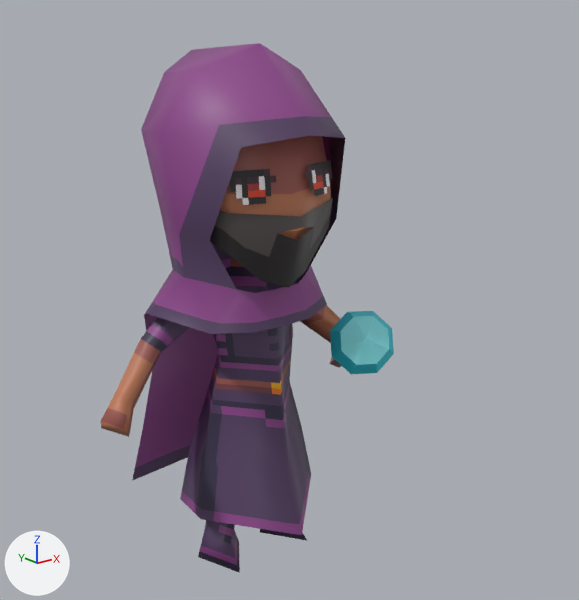
An edit to the Blender file files/blend/npcs.blend, drawn before and after from the same camera.
Both versions are drawn from a 50 mm lens placed at (-0.905, -1.31, 1.043), pointed at (0.026, -0.147, 0.578). Lighting does not change. The marker at lower left points along +X, +Y and +Z. The older version comes first.

The older version as bpy lines, for what is in view:
```python
me_mesh_004 = bpy.data.meshes.new('Mesh.004')
me_mesh_004.from_pydata(...)  # 124 vertices, 90 faces; spans x 0.0..0.344, y -0.176..0.222, z 0.0..1.053
me_mesh_004.polygons.foreach_set('use_smooth', [True] * 90)
me_mesh_004.materials.append(mat_textures)
me_mesh_005 = bpy.data.meshes.new('Mesh.005')
me_mesh_005.from_pydata(...)  # 62 vertices, 65 faces; spans x -0.071..0.071, y -0.071..0.071, z 0.0..0.491
me_mesh_005.materials.append(mat_textures)
ob_body_003 = bpy.data.objects.new('Body.003', me_mesh_004)
ob_body_003.location = (0.0, -0.06, 0.0)
_m = ob_body_003.modifiers.new('Mirror', 'MIRROR')
_m.use_clip = True
ob_weapon_003 = bpy.data.objects.new('Weapon.003', me_mesh_005)
ob_weapon_003.location = (0.407, 0.137, 0.269)
ob_weapon_003.rotation_euler = (1.075, 0.333, -0.773)  # degrees (62, 19, -44)
```
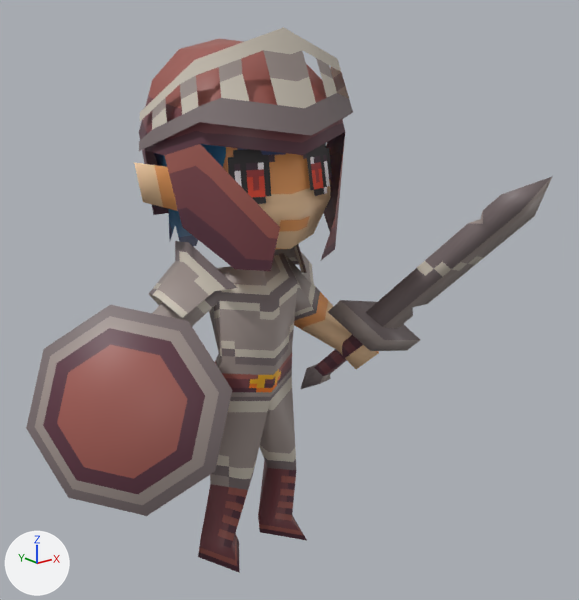
Commit message: Update NPC models

Where the change shows, as pixel boxes (x1, y1, x2, y2) in the pictures (579 x 600 px):
'Body.003', reshaped, moved
    before: (101, 43, 345, 573)
    after: (134, 27, 379, 573)
'Item.001', added
    after: (26, 305, 232, 516)
'Item', added
    after: (301, 176, 553, 389)
'Weapon.003', deleted (cyan)
    before: (329, 311, 394, 374)

The change, as a diff of the scene's bpy script:
```diff
--- a/files/blend/npcs.blend.py
+++ b/files/blend/npcs.blend.py
@@ me_mesh_006 @@
+me_mesh_006 = me_mesh_006.copy(); me_mesh_006.name = 'Mesh.006'
@@ me_sphere @@
+me_sphere.from_pydata(...)  # 17 vertices, 16 faces; spans x -0.245..0.245, y -0.245..0.245, z -0.022..0.079
+me_sphere.polygons.foreach_set('use_smooth', [True] * 16)
+me_sphere.materials.append(mat_textures)
@@ me_mesh_007 @@
+me_mesh_007.from_pydata(...)  # 42 vertices, 26 faces; spans x -0.115..0.115, y -0.057..0.0, z 0.01..0.806
+me_mesh_007.polygons.foreach_set('use_smooth', [True] * 26)
+me_mesh_007.materials.append(mat_textures)
@@ ob_body_003 @@
-ob_body_003 = bpy.data.objects.new('Body.003', me_mesh_004)
-ob_body_003.location = (0.0, -0.06, 0.0)
+ob_body_003 = bpy.data.objects.new('Body.003', me_mesh_006)
+ob_body_003.location = (0.0, 0.0, 0.0)
 _m = ob_body_003.modifiers.new('Mirror', 'MIRROR')
@@ ob_weapon_003 @@
-ob_weapon_003 = bpy.data.objects.new('Weapon.003', me_mesh_005)
-ob_weapon_003.location = (0.407, 0.137, 0.269)
-ob_weapon_003.rotation_euler = (1.075, 0.333, -0.773)  # degrees (62, 19, -44)
@@ ob_item_001 @@
+ob_item_001 = bpy.data.objects.new('Item.001', me_sphere)
+ob_item_001.location = (-0.291, -0.056, 0.403)
+ob_item_001.rotation_euler = (0.969, -0.912, -0.268)  # degrees (56, -52, -15)
+ob_item_001.scale = (0.817, 0.817, 0.817)
@@ ob_item @@
+ob_item = bpy.data.objects.new('Item', me_mesh_007)
+ob_item.location = (0.243, 0.092, 0.243)
+ob_item.rotation_euler = (0.603, 0.526, -0.331)  # degrees (35, 30, -19)
+_m = ob_item.modifiers.new('Mirror', 'MIRROR')
+_m.use_axis = (False, True, False)
+_m.use_clip = True
```
